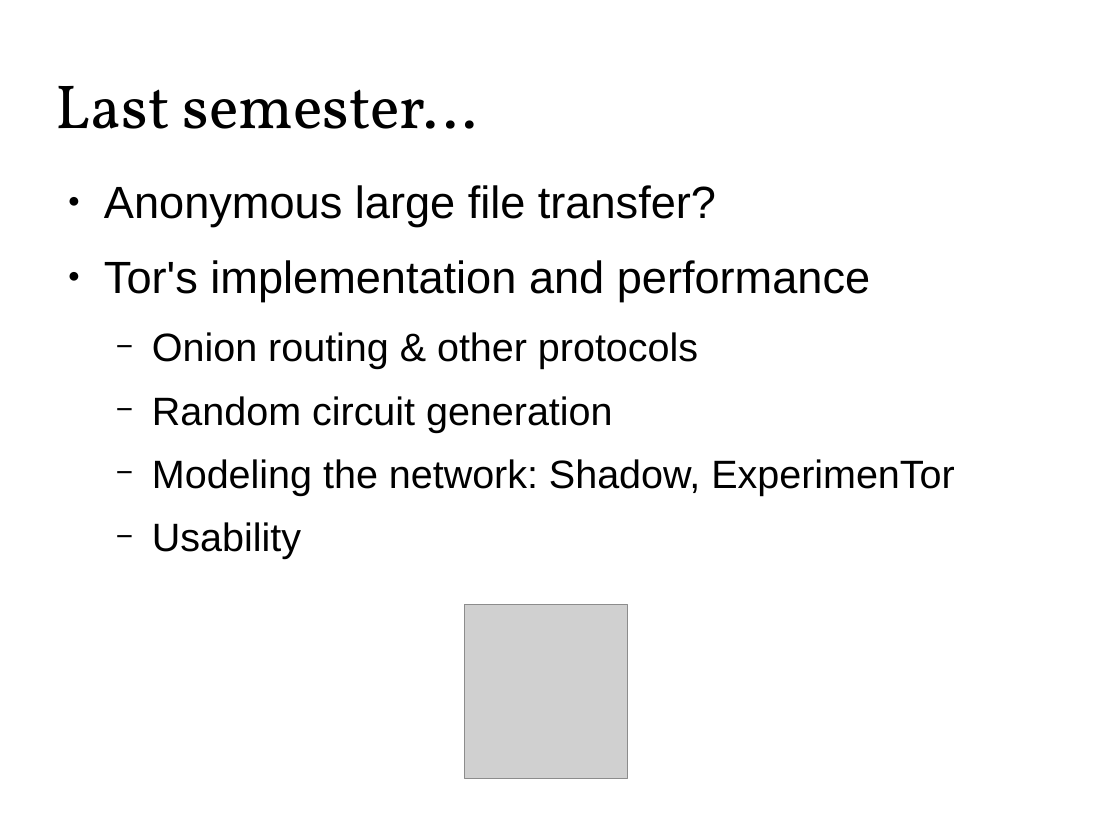
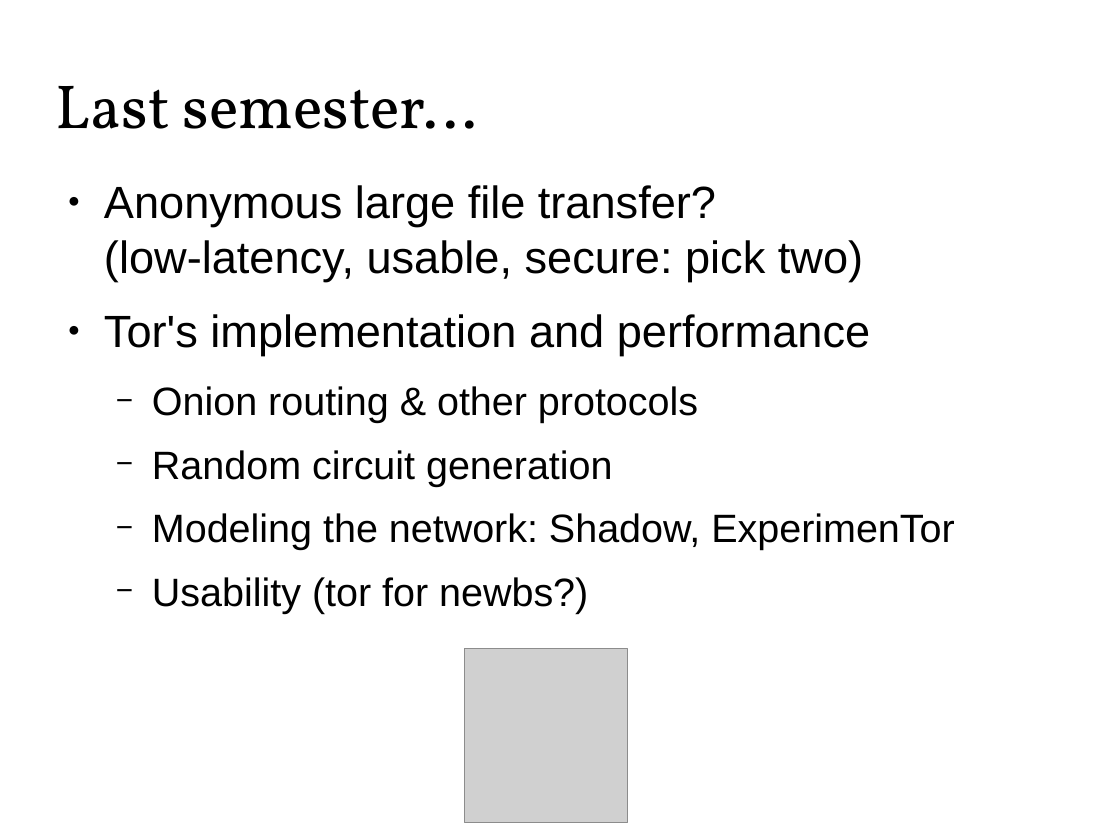
Before and after one commit to Zandrr/phonebook.js, a slide deck: slide 3 of documentation/ecen5013_presentation.odp (slide 2 before the commit). Drawn at 1120x840 pixels with LibreOffice and Linux fonts; fonts in the diff are those of the drawing; grey boxes stand for pictures. Boxes give left, top, right and bottom in pixels: in the first picture for what was removed or moved away, otherwise in the second. Text is boxed around its words. In the diff, an @@ line names an element or a change of style, - is before the commit and + after.

```diff
--- a/documentation/ecen5013_presentation.odp
+++ b/documentation/ecen5013_presentation.odp
@@ text at <box>104,185,863,281</box>: text changed @@
-● Anonymous large file transfer?
+● Anonymous large file transfer?
+  (low-latency, usable, secure: pick two)
@@ text at <box>152,577,588,613</box>: text changed @@
-  − Usability
+  − Usability (tor for newbs?)
@@ picture: place and size @@
-picture at <box>465,605,628,780</box>
+picture at <box>465,648,628,823</box>
```
Also in this commit, not shown: 9 other slides changed, 5 slides added, 10 slides removed.
